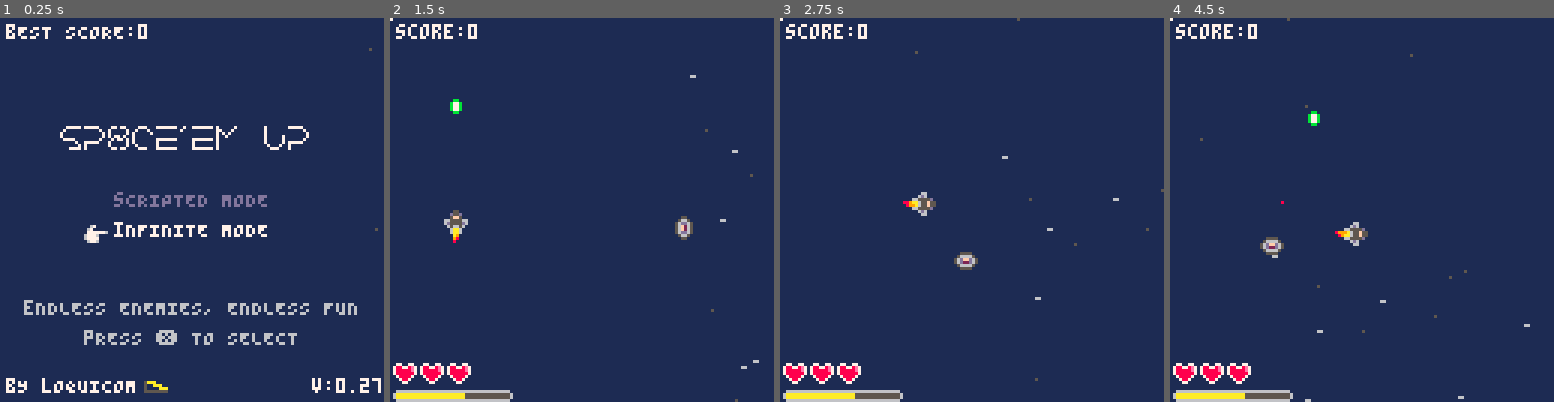
Above: before the commit, frames 1-4 (left to right).
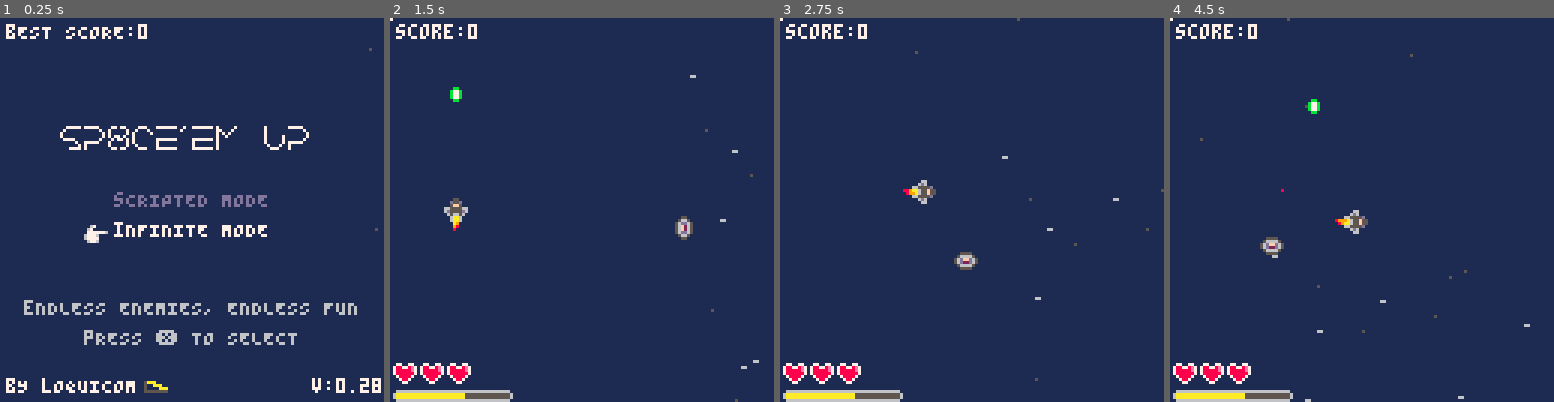
Above: after the commit, the same moments.

Repository: Loquicom/pico-8
Game: PICO-8 cartridge games/sp8ce-em-up.p8
Same seed, same stepped clock (60 frames per second), same inputs: the game is played once before the commit and once after it.
Inputs:
- Up to frame 1 (0.25 s): no input
- Up to frame 2 (1.5 s): tap X (X key) at 0.33, 1.07 s; tap O (Z key) at 0.7 s
- Up to frame 3 (2.75 s): hold Right 1.6-2.1 s; tap O (Z key) at 1.7, 2.1, 2.5 s; tap X (X key) at 1.85 s; hold Up 2.15-2.42 s; hold Right from 2.47 s (still down)
- Up to frame 4 (4.5 s): tap O (Z key) every 0.4 s from 2.9 to 4.1 s; tap X (X key) at 2.97, 4.08 s; release Right at 3.03 s; hold Left 3.08-3.58 s; hold Down 3.63-3.97 s; hold Right from 4.02 s (still down)

The runs differ from the first frame. In frame 1, less than 0.1% of the frame differs, in the area x 96-99%, y 94-98%; in frame 2, 0.6%; in frame 3, 0.5%; in frame 4, 0.7%, in the area x 28-52%, y 21-60%.

Commit message:
Sp8ce-em-up v28

Diff:
--- a/games/sp8ce-em-up.p8
+++ b/games/sp8ce-em-up.p8
@@ -126,7 +126,7 @@
 --constant
 
 function init_constant()
-	cst_version = "0.27"
+	cst_version = "0.28"
 	-- Player
 	cst_player_life = 3
 	cst_player_energy = 5
@@ -175,6 +175,21 @@
 			spawn = 4 -- After x enemy of previous type the first enemy of this type spawn
 		}
 	}
+	-- Boss
+	cst_boss = {
+		{
+			sprt_base = 128,
+			sprt_rota = 130,
+			speed = 1,
+			life = 20
+		},
+		{
+			sprt_base = 132,
+			sprt_rota = 134,
+			speed = 1,
+			life = 20
+		}
+	}
 	-- Collectible
 	cst_collectible_luck = 8 -- More luck => less spawn
 	cst_collectible_max = 3 -- Maximum collectible on the screen at the same time
@@ -283,7 +298,7 @@
 	player = {
 		show = true,
 		x = 18,
-		y = 64,
+		y = 60,
 		score = 0,
 		life = cst_player_life,
 		energy = cst_player_energy - 2,
@@ -298,6 +313,15 @@
 		},
 		bullets = {}
 	}
+	-- Rotate callback
+	on_rotate(function()
+		-- Player animation
+		player.show = false
+		player.thruster.show = false
+		animate(ternaire(rotation, cst_player_animation_rotate_sprt_fw, cst_player_animation_rotate_sprt_bw), cst_player_animation_rotate_duration, player.x, player.y, false, _rotate_player_animation)
+		-- Change animation sprites
+		player.thruster.sprites = ternaire(rotation, cst_player_thruster_sprt_rota, cst_player_thruster_sprt_base)
+	end)
 end
 
 function update_player()
@@ -442,9 +466,11 @@
 	local manager = enemy_manager or manage_enemy_infinite
 	enemies = {entities={}, bullets={}, spawn = {0,0,0}, kill = {0,0,0}}
 	enemy_manager = manager
+	boss = nil
 end
 
 function update_enemy()
+	-- Enemies
 	for enemy in all (enemies.entities) do
 		-- Die
 		if (enemy.life < 1) then
@@ -473,8 +499,18 @@
 		collision_spaceship(enemy)
 		-- Shield particle
 		if ((enemy.shield.left or enemy.shield.down) and random(64) != 8) then
-			local info = ternaire(enemy.shield.down, {x=0, y=1, offset={x=random(7),y=11}}, {x=-1, y=0, offset={x=-4,y=random(7)}})
+			local info = ternaire(boss.shield.down, {x=0, y=1, offset={x=random(7),y=11}}, {x=-1, y=0, offset={x=-4,y=random(7)}})
 			particle(enemy.x+info.offset.x, enemy.y+info.offset.y, random(2,1), 1, {x=info.x, y=info.y}, 12, nil, 4)
+		end
+	end
+	-- Boss
+	if (boss != nil) then
+		boss.update()
+		if ((boss.shield_vert or boss.shield_hori)) then
+			for i=1,3 do
+				local info = ternaire(boss.shield_hori, {x=0, y=1, offset={x=random(15),y=18}}, {x=-1, y=0, offset={x=-3,y=random(15)}})
+				particle(boss.x+info.offset.x, boss.y+info.offset.y, random(2,1), 1, {x=info.x, y=info.y}, 12, nil, 4)
+			end
 		end
 	end
 	-- Bullets
@@ -488,15 +524,27 @@
 end
 
 function draw_enemy()
+	-- Bullets
 	for bullet in all(enemies.bullets) do
 		spr(bullet.sprite, bullet.x, bullet.y)
 	end
+	-- Enemies
 	for enemy in all (enemies.entities) do
 		if (enemy.show) then
 			spr(enemy.sprite, enemy.x, enemy.y)
 			if (enemy.shield.left) spr(113, enemy.x-8, enemy.y)
 			if (enemy.shield.down) spr(114, enemy.x, enemy.y+8)
 		end
+	end
+	-- Boss
+	if (boss != nil) then
+		local sprt = boss.sprite
+		local x = boss.x
+		local y = boss.y
+		spr(sprt, x, y)
+		spr(sprt + 1, x+8, y)
+		spr(sprt + 16, x, y+8)
+		spr(sprt + 17, x+8, y+8)
 	end
 end
 
@@ -543,7 +591,7 @@
 
 function manage_enemy_scripted()
 	if (enemies.spawn[1] == 0) then
-		spawn_enemy(3, 120, 64, {shield_left=true,respawn=false})
+		spawn_boss(2)
 		enemies.spawn[1] += 1
 	end
 end
@@ -623,6 +671,102 @@
 end
 
 -->8
+--boss
+
+function spawn_boss(type)
+	local rotate = ternaire(type == 2, not rotation, true)
+	local spawn = rotate_enemy_spawn(134, 56, rotate)
+	boss = {
+		type = type,
+		phase = 1,
+		life = 20,
+		x = spawn.x,
+		y = spawn.y,
+		speed = cst_boss[type].speed + 1,
+		move = false,
+		rotate = rotate,
+		rotate_timer = nil,
+		shield_vert = false,
+		shield_hori = false,
+		sprite = ternaire(rotate, cst_boss[type].sprt_rota, cst_boss[type].sprt_base),
+		update = _ENV['update_boss'..type],
+		draw = _ENV['draw_boss'..type]
+	}
+	on_rotate(on_rotate_boss)
+	-- Specific type 1
+	if (type == 1) then
+		boss.rand = 64
+		boss.rand_timer = timer(60, true, function() boss.rand = random(20, 108) end)
+	end
+end
+
+function update_boss1()
+	-- Move
+	if (boss.move) then
+		if (boss.rotate) then
+			boss.y += boss.speed
+		else
+			boss.x -= boss.speed
+		end
+	else
+		if (boss.rotate) then
+			if (boss.y < 4) boss.y += boss.speed
+			boss.x += limit (boss.rand - boss.x, 1)
+		else
+			if (boss.x > 108) boss.x -= boss.speed
+			boss.y += limit (boss.rand - boss.y, 1)
+		end
+	end
+	-- Out of screen
+	if (boss.x < -20 or boss.y > 140) then
+		local spawn = rotate_enemy_spawn(134, 56)
+		boss.move = false
+		boss.rotate = rotation
+		boss.sprite = ternaire(rotation, cst_boss[boss.type].sprt_rota, cst_boss[boss.type].sprt_base)
+		boss.x = spawn.x
+		boss.y = spawn.y
+		if (boss.phase == 2) then
+			boss.shield_hori = boss.rotate
+			boss.shield_vert = not boss.rotate
+		end
+	end
+	-- Fire
+end
+
+function update_boss2()
+	-- Move
+	if (boss.move) then
+		if (boss.rotate) then
+			boss.y -= boss.speed
+		else
+			boss.x += boss.speed
+		end
+	else
+		if (boss.rotate) then
+			if (boss.y < 4) boss.y += boss.speed
+			boss.x += limit(player.x - boss.x-4, 1)
+		else
+			if (boss.x > 108) boss.x -= boss.speed
+			boss.y += limit(player.y - boss.y-4, 1)
+		end
+	end
+	-- Out of screen
+	if (boss.x < -20 or boss.x > 140 or boss.y < -20 or boss.y > 140) then
+		local spawn = rotate_enemy_spawn(134, 56, not rotation)
+		boss.move = false
+		boss.rotate = not rotation
+		boss.sprite = ternaire(not rotation, cst_boss[boss.type].sprt_rota, cst_boss[boss.type].sprt_base)
+		boss.x = spawn.x
+		boss.y = spawn.y
+	end
+end
+
+function on_rotate_boss()
+	if (not timer_is_end(boss.rotate_timer)) return
+	boss.rotate_timer = timer(90, false, function(boss) boss.move = true end, boss)
+end
+
+-->8
 --collectible
 
 function init_collectible()
@@ -917,17 +1061,24 @@
 
 function init_rotate()
 	rotation = false
+	rotate_callback = {}
 end
 
 function rotate()
 	-- De/Active rotate mode
 	rotation = not rotation
-	-- Player animation
-	player.show = false
-	player.thruster.show = false
-	animate(ternaire(rotation, cst_player_animation_rotate_sprt_fw, cst_player_animation_rotate_sprt_bw), cst_player_animation_rotate_duration, player.x, player.y, false, _rotate_player_animation)
-	-- Change animation sprites
-	player.thruster.sprites = ternaire(rotation, cst_player_thruster_sprt_rota, cst_player_thruster_sprt_base)
+	-- Rotate callback
+	for callback in all(rotate_callback) do
+		callback()
+	end
+end
+
+function on_rotate(callback)
+	add(rotate_callback, callback)
+end
+
+function rotate_delete_callback(callback)
+	del(rotate_callback, callback)
 end
 
 function rotate_player_info(btn)
@@ -1035,8 +1186,9 @@
 	return {x=move, y=diffY, sprite=sprite}
 end
 
-function rotate_enemy_spawn(baseX, baseY)
-	return ternaire(rotation, {x=baseY, y=-baseX+128}, {x=baseX, y=baseY})
+function rotate_enemy_spawn(baseX, baseY, forceRotate)
+	if (forceRotate == nil) forceRotate = rotation
+	return ternaire(forceRotate, {x=baseY, y=-baseX+128}, {x=baseX, y=baseY})
 end
 
 function rotate_collision_player_info()
@@ -1102,6 +1254,7 @@
 end
 
 function timer_is_end(timer)
+	if (timer == nil) return true
 	return not timer.loop and timer.time >= timer.duration
 end
 
Not shown, changed: 48 lines of the sprite sheet (__gfx__) section of games/sp8ce-em-up.p8
